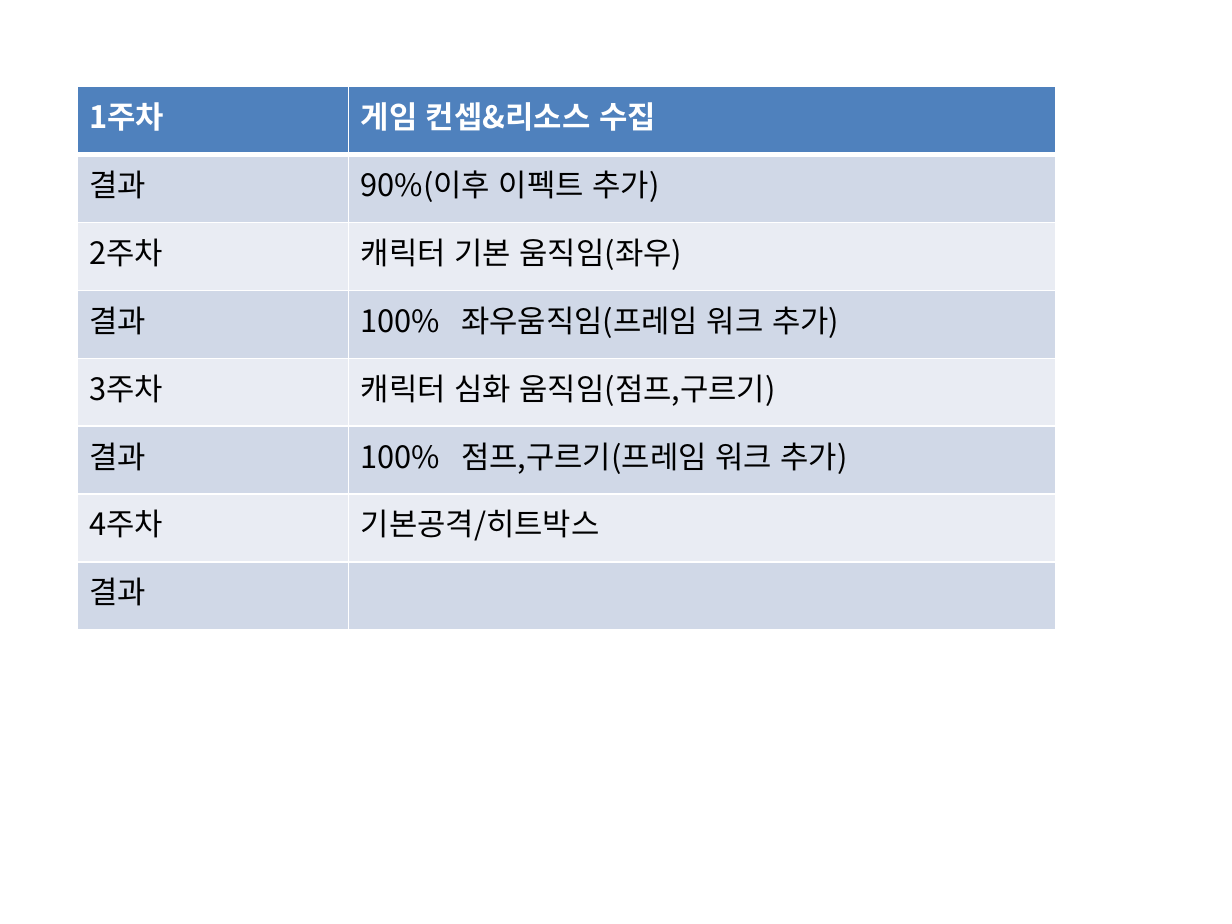
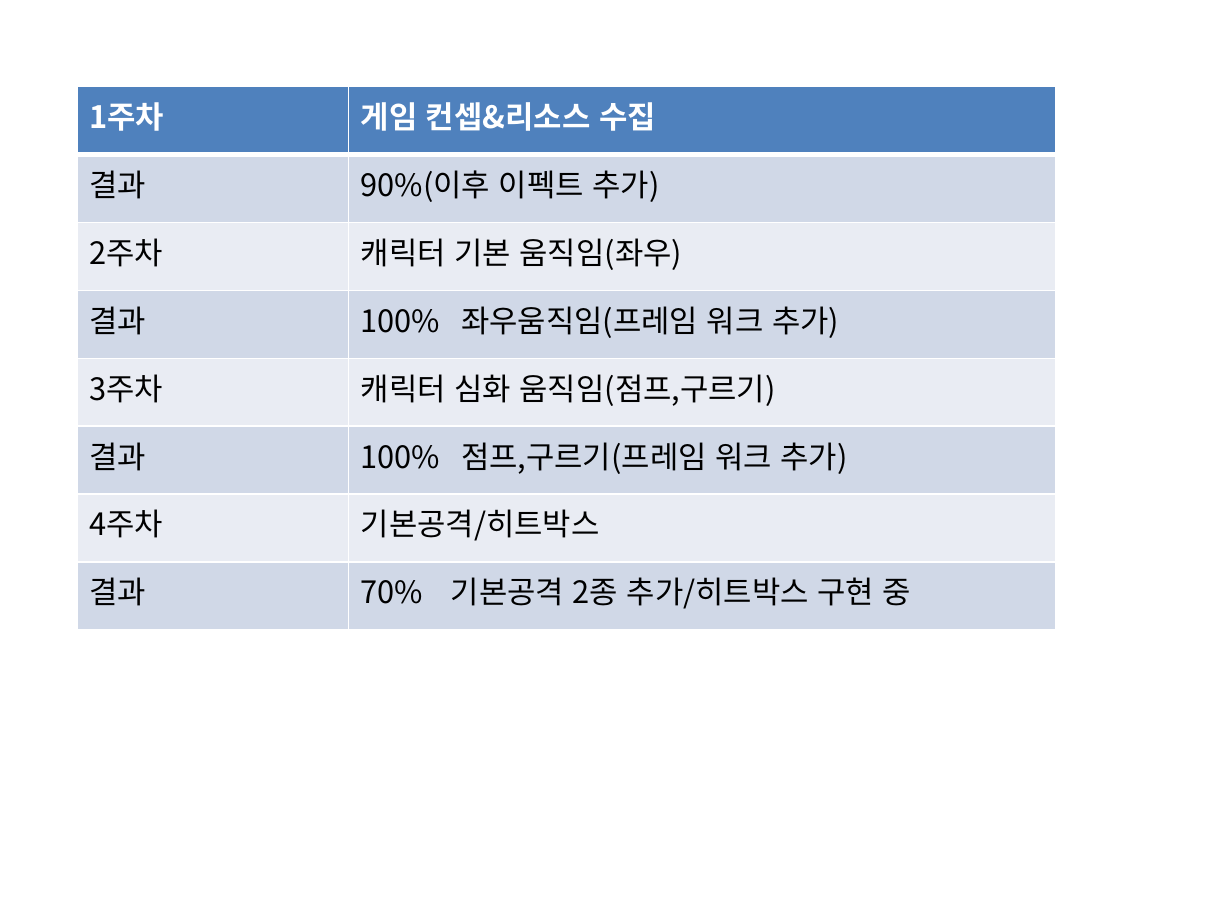
Before and after one commit to pjswin7/2DGP_Drill_project, a slide deck: slide 4 of 2D 격투 RPG-2차.pptx. Drawn at 1232x924 pixels with LibreOffice and Linux fonts; fonts in the diff are those of the drawing. Boxes give left, top, right and bottom in pixels: in the first picture for what was removed or moved away, otherwise in the second. Text is boxed around its words. In the diff, an @@ line names an element or a change of style, - is before the commit and + after.

Commit message:
2차 발표 ppt 제작2

```diff
--- a/2D 격투 RPG-2차.pptx
+++ b/2D 격투 RPG-2차.pptx
@@ table at (76,86,1055,630) @@
-row 8, column 2: 
+row 8, column 2: 70% 기본공격 2종 추가/히트박스 구현 중
```
Also in this commit, not shown: 1 other file.
